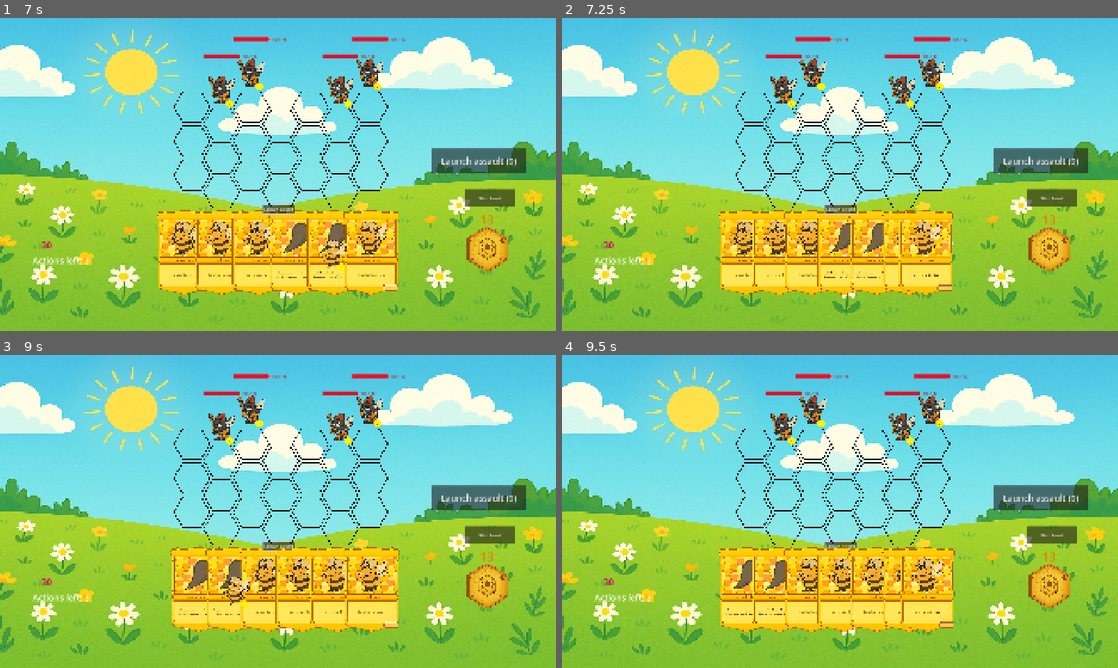
Above: before the commit, frames 1-4 (two rows, left to right).
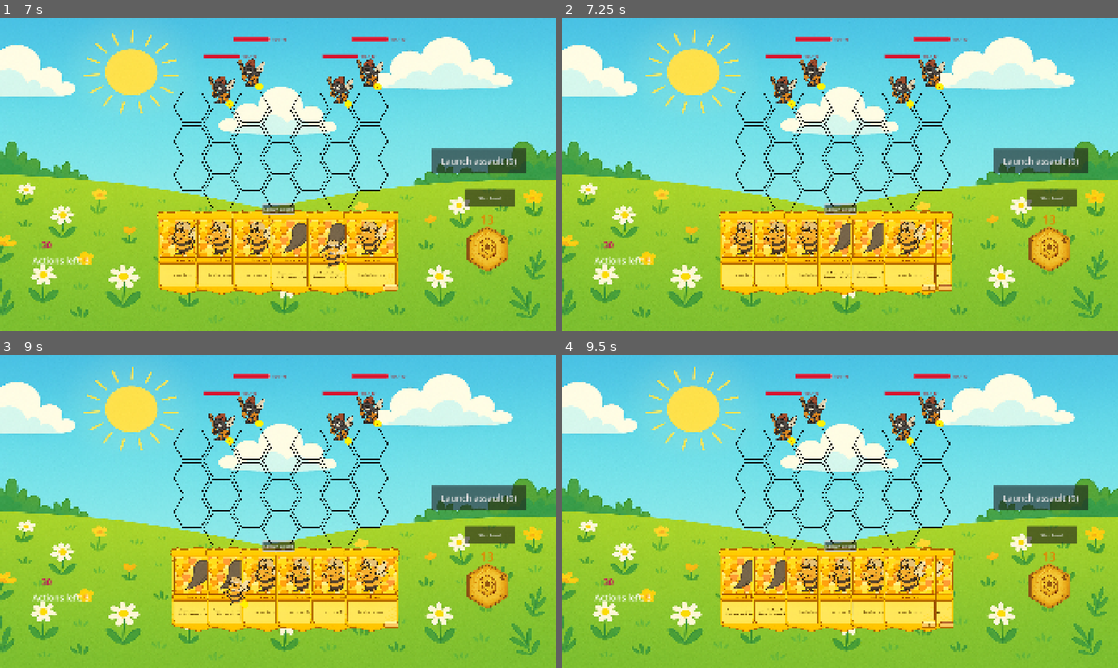
Above: after the commit, the same moments.

Repository: tysia2512/buzzco
Game: Godot game, scene res://scenes/main.tscn
Same seed, same stepped clock (60 frames per second), same inputs: the game is played once before the commit and once after it.
Inputs (mouse positions are in pixels of both pictures, inside the frame that each line leads up to):
- Up to frame 1 (7 s): click "Start game" at 0.5 s; click "Launch assault (0)" at 1.25 s; click "Skip Level" at 2 s; click "Start level 2" at 2.75 s; click "Launch assault (0)" at 3.5 s; click "Skip Level" at 4.25 s; click "Start level 3" at 5 s; click "Spawn a card" at 5.75 s; tap Enter at 6.5 s; drag from (183, 252) to (333, 252) at 6.52 s
- Up to frame 2 (7.25 s): no input
- Up to frame 3 (9 s): drag from (183, 589) to (344, 589) at 7.27 s; move the mouse to (183, 589) at 8.02 s; hold Up (ui_up) 8.03-8.75 s; tap Shift at 8.1 s; click (183, 589) at 8.17 s; drag from (183, 589) to (339, 589) at 8.77 s
- Up to frame 4 (9.5 s): no input

Frame 1 is identical in both runs. In frame 2, 1.0% of the frame differs, in the area x 60-68%, y 61-88%; in frame 3, less than 0.1%; in frame 4, 1.0%, in the area x 47-68%, y 61-88%.

Commit message:
Add hovering over cards in hand

Diff:
--- a/scenes/card_display.tscn
+++ b/scenes/card_display.tscn
@@ -62,3 +62,6 @@
 polygon = PackedVector2Array(-460, -692, -451, 585, -423, 623, 7, 739, 465, 627, 467, -699)
 script = ExtResource("4_eh4pr")
 metadata/_custom_type_script = "uid://cb42o3fyvhm8o"
+
+[connection signal="mouse_entered" from="Area2D" to="." method="_on_area_2d_mouse_entered"]
+[connection signal="mouse_exited" from="Area2D" to="." method="_on_area_2d_mouse_exited"]
--- a/scenes/generic_card.tscn
+++ b/scenes/generic_card.tscn
@@ -50,5 +50,7 @@
 [node name="HoverOffset" type="Node2D" parent="."]
 position = Vector2(120, -158)
 
+[connection signal="mouse_entered" from="CardDisplay" to="." method="_on_card_display_mouse_entered"]
+[connection signal="mouse_exited" from="CardDisplay" to="." method="_on_card_display_mouse_exited"]
 [connection signal="mouse_entered" from="Area2D" to="." method="_on_area_2d_mouse_entered"]
 [connection signal="mouse_exited" from="Area2D" to="." method="_on_area_2d_mouse_exited"]
--- a/scripts/card_display.gd
+++ b/scripts/card_display.gd
@@ -1,5 +1,8 @@
 #@tool
 class_name CardDisplay extends Node2D
+
+signal mouse_entered
+signal mouse_exited
 
 @export var texture: Texture2D:
 	set(value):
@@ -75,3 +78,8 @@
 
 func get_texture_size():
 	return _image_sprite.texture.get_size() * _image_sprite.scale * scale
+
+func _on_area_2d_mouse_entered() -> void:
+	mouse_entered.emit()
+func _on_area_2d_mouse_exited() -> void:
+	mouse_exited.emit()
--- a/scripts/generic_card.gd
+++ b/scripts/generic_card.gd
@@ -46,13 +46,27 @@
 enum CardDisplayMode {
 	CARD,
 	TILE,
-	HOVER
+	HOVER, # Hovered over on the board
+	CARD_IN_FRONT # In hand and hovered over
 }
 
 var _card_display_mode: CardDisplayMode = CardDisplayMode.CARD:
 	set(value):
 		_card_display_mode = value
-		_set_card_display_mode()
+
+		_set_tile_sprite_visible(_card_display_mode == CardDisplayMode.TILE || _card_display_mode == CardDisplayMode.HOVER)
+
+		if _card_display_mode == CardDisplayMode.HOVER:
+			card_display.position = $HoverOffset.position
+			card_display.z_index = ZLayers.ON_HOVER
+		elif _card_display_mode == CardDisplayMode.CARD_IN_FRONT:
+			card_display.z_index = ZLayers.ON_HOVER
+		else:
+			card_display.position = Vector2.ZERO
+			card_display.z_index = z_index
+
+		_set_card_display_visible(
+			_card_display_mode == CardDisplayMode.CARD || _card_display_mode == CardDisplayMode.HOVER || _card_display_mode == CardDisplayMode.CARD_IN_FRONT)
 
 var _is_dragged = false:
 	set(value):
@@ -126,16 +140,6 @@
 	card_display.visible = v
 	card_display.enable_collision = v
 
-func _set_card_display_mode() -> void:
-	_set_tile_sprite_visible(_card_display_mode == CardDisplayMode.TILE || _card_display_mode == CardDisplayMode.HOVER)
-	if _card_display_mode == CardDisplayMode.HOVER:
-		card_display.position = $HoverOffset.position
-		card_display.z_index = ZLayers.ON_HOVER
-	else:
-		card_display.position = Vector2.ZERO
-		card_display.z_index = z_index
-	_set_card_display_visible(_card_display_mode == CardDisplayMode.CARD || _card_display_mode == CardDisplayMode.HOVER)
-
 func get_texture_size():
 	if _card_display_mode == CardDisplayMode.CARD:
 		return card_display.get_texture_size()
@@ -195,10 +199,21 @@
 	_card_display_mode = CardDisplayMode.HOVER
 
 func _on_area_2d_mouse_exited() -> void:
-	if _card_display_mode != CardDisplayMode.HOVER:
-		return
-
-	if _is_on_the_board:
+	_reset_hover()
+
+func _on_card_display_mouse_entered() -> void:
+	if !_is_in_hand or InputStatus.is_card_dragged:
+		return
+	_card_display_mode = CardDisplayMode.CARD_IN_FRONT
+
+func _on_card_display_mouse_exited() -> void:
+	_reset_hover()
+
+func _reset_hover():
+	if _card_display_mode != CardDisplayMode.HOVER && _card_display_mode != CardDisplayMode.CARD_IN_FRONT:
+		return
+
+	if _is_on_the_board or _is_dragged:
 		_card_display_mode = CardDisplayMode.TILE
 	else:
 		_card_display_mode = CardDisplayMode.CARD
